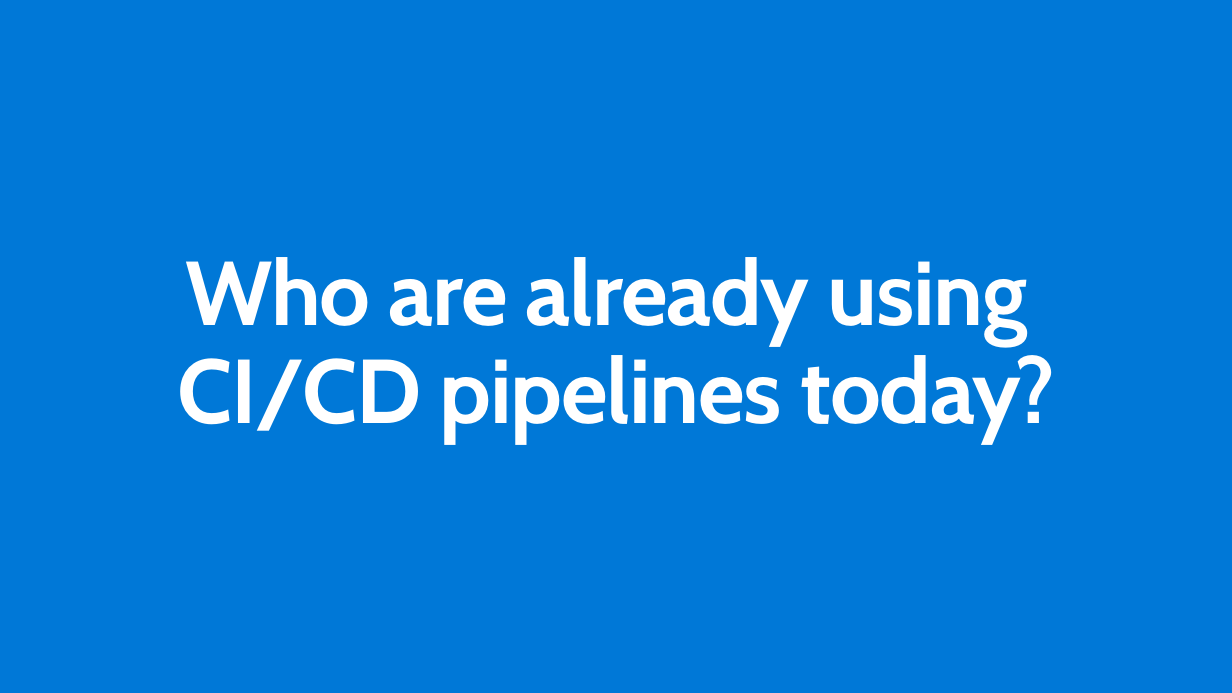
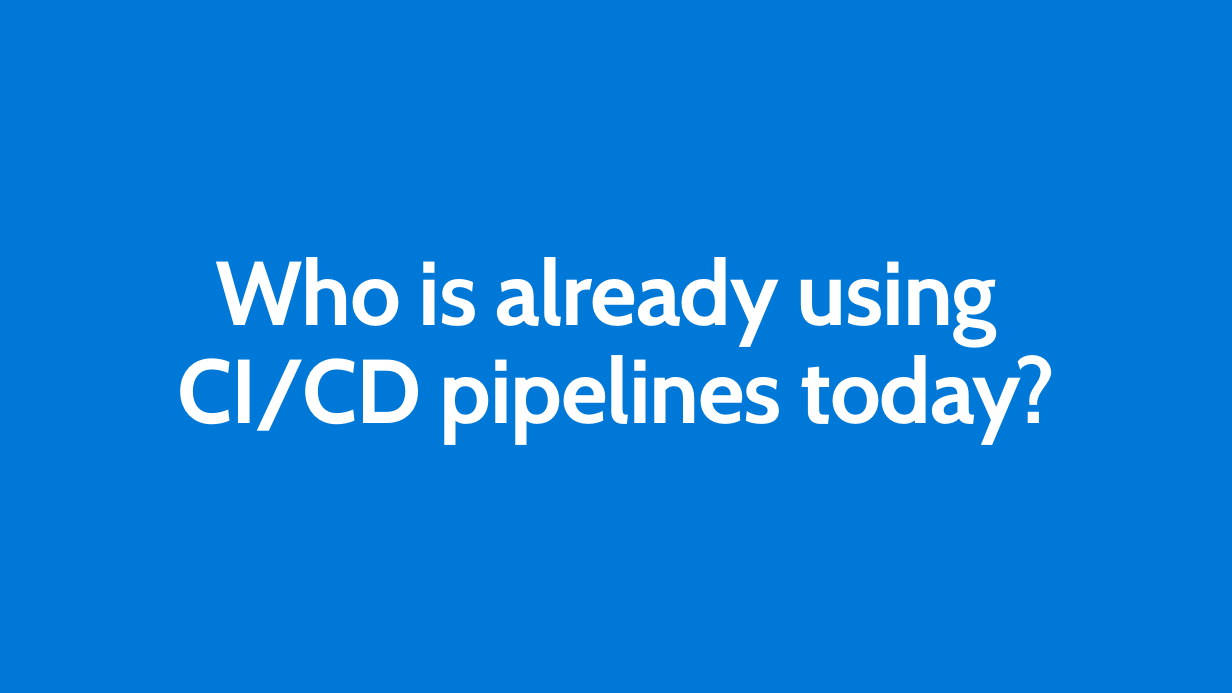
Before and after one commit to ActiveSolution/aiw-cloud-native, a slide deck: slide 13 of AIW Cloud Native.pptx (slide 14 before the commit). Drawn at 1232x693 pixels with LibreOffice and Linux fonts; fonts in the diff are those of the drawing. Boxes give left, top, right and bottom in pixels: in the first picture for what was removed or moved away, otherwise in the second. Text is boxed around its words. In the diff, an @@ line names an element or a change of style, - is before the commit and + after.

```diff
--- a/AIW Cloud Native.pptx
+++ b/AIW Cloud Native.pptx
@@ title at bbox=[177, 257, 1055, 443]: text changed @@
-Who are already using
-CI/CD pipelines today?
+Who is already using
+CI/CD pipelines today?
```
Also in this commit, not shown: 6 other slides changed, 2 slides added.
